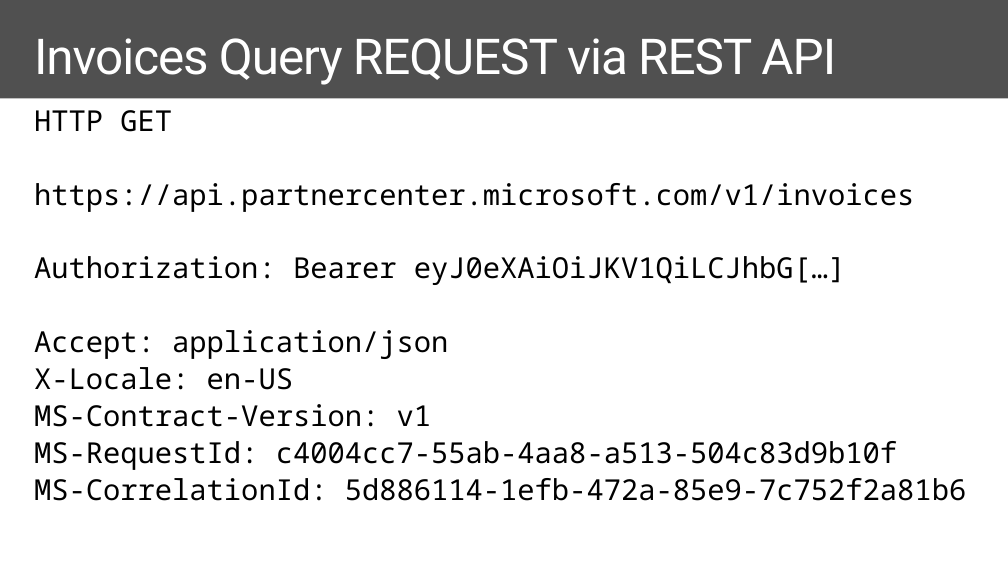
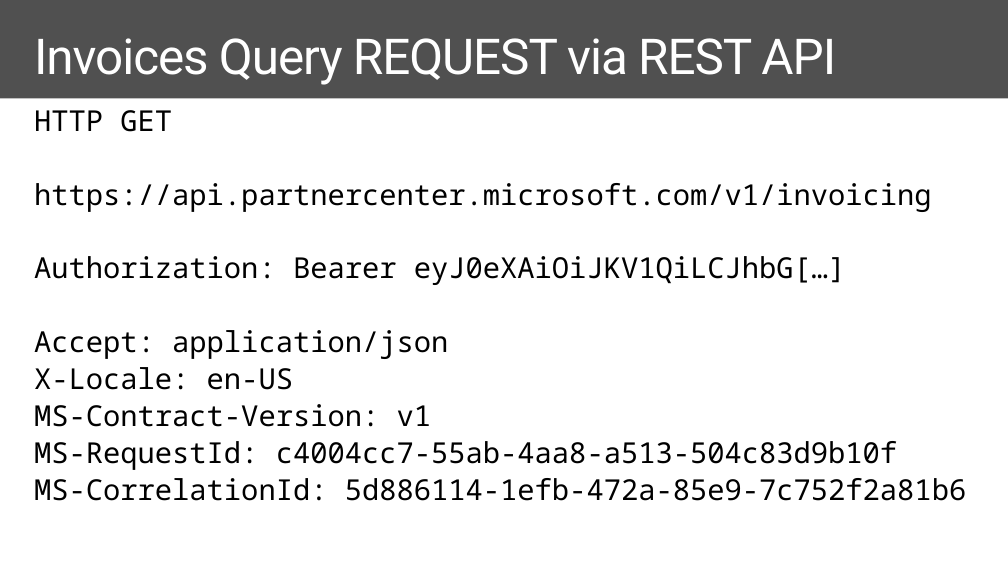
Before and after one commit to isabella232/training-course, a slide deck: slide 12 of mod-08-invoices/mod-08-invoices.pptx. Drawn at 1008x567 pixels with LibreOffice and Linux fonts; fonts in the diff are those of the drawing; background and template pictures are left out. Boxes give left, top, right and bottom in pixels: in the first picture for what was removed or moved away, otherwise in the second. Text is boxed around its words. In the diff, an @@ line names an element or a change of style, - is before the commit and + after.

Commit message:
update slides and demos with Partner Center SDK GA updates

```diff
--- a/mod-08-invoices/mod-08-invoices.pptx
+++ b/mod-08-invoices/mod-08-invoices.pptx
@@ text at (34,183,932,212): text changed @@
-https://api.partnercenter.microsoft.com/v1/invoices
+https://api.partnercenter.microsoft.com/v1/invoicing
```
Also in this commit, not shown: 2 other slides changed, 15 other files.
